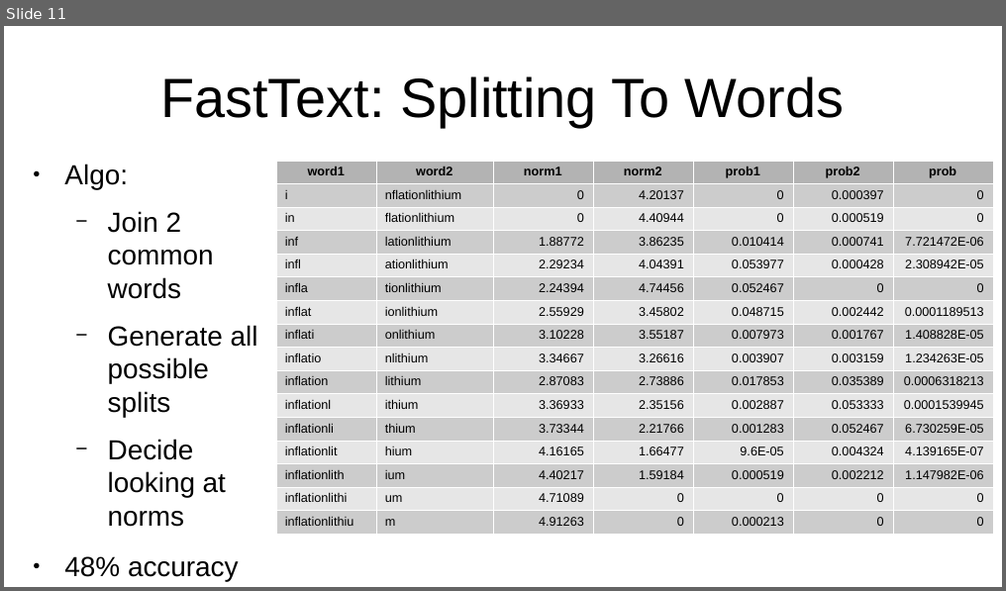
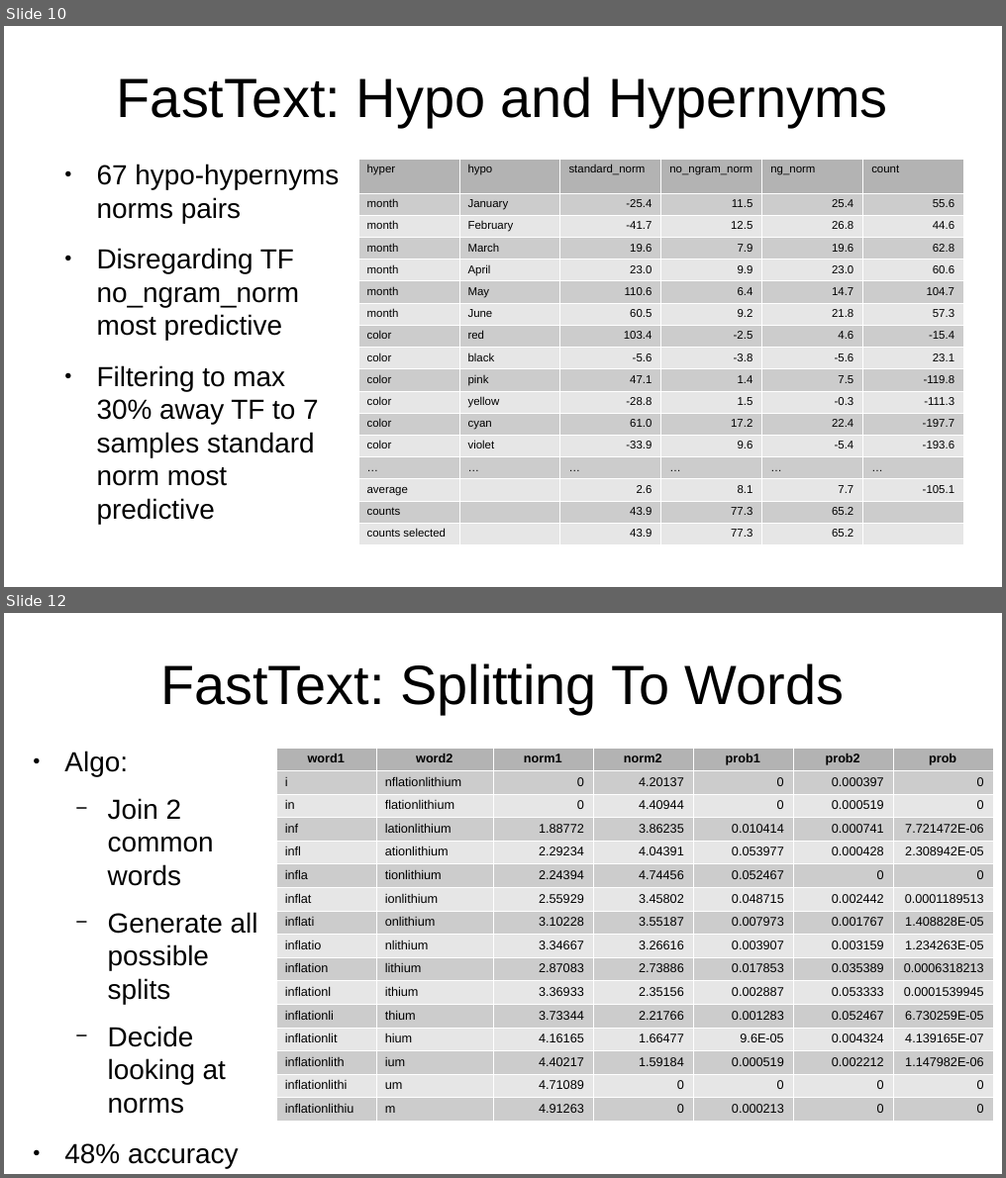
Before and after one commit to vackosar/fasttext-vector-norms-and-oov-words, a slide deck: presentation.odp. Shown one above the other, each under a label of ours: slide 11 before the commit, slides 10 and 12 after it; the slides between them are not shown. The pictures are 1006x591 and 1006x1178 pixels, drawn with LibreOffice and Linux fonts; fonts in the diff are those of the drawing. Boxes give left, top, right and bottom in pixels: in the first picture for what was removed or moved away, otherwise in the second. Text is boxed around its words. In the diff, an @@ line names an element or a change of style, - is before the commit and + after.

Commit message:
hypo and hypernyms

```diff
--- a/presentation.odp
+++ b/presentation.odp
@@ slide 10 added at [4,26,1002,587], background #FFFFFF @@
@@ title added at [117,76,887,127], 44 pt, text #000000 @@
+FastText: Hypo and Hypernyms
@@ text added at [97,164,339,524], 22 pt, text #000000 @@
+● 67 hypo-hypernyms norms pairs
+● Disregarding TF no_ngram_norm most predictive
+● Filtering to max 30% away TF to 7 samples standard norm most predictive
@@ table added at [358,159,961,545], 17 rows, 6 columns @@
+hyper | hypo | standard_norm | no_ngram_norm | ng_norm | count
+month | January | -25.4 | 11.5 | 25.4 | 55.6
+month | February | -41.7 | 12.5 | 26.8 | 44.6
+month | March | 19.6 | 7.9 | 19.6 | 62.8
+month | April | 23.0 | 9.9 | 23.0 | 60.6
+month | May | 110.6 | 6.4 | 14.7 | 104.7
+month | June | 60.5 | 9.2 | 21.8 | 57.3
+color | red | 103.4 | -2.5 | 4.6 | -15.4
+color | black | -5.6 | -3.8 | -5.6 | 23.1
+color | pink | 47.1 | 1.4 | 7.5 | -119.8
+color | yellow | -28.8 | 1.5 | -0.3 | -111.3
+color | cyan | 61.0 | 17.2 | 22.4 | -197.7
+color | violet | -33.9 | 9.6 | -5.4 | -193.6
+… | … | … | … | … | …
+average |  | 2.6 | 8.1 | 7.7 | -105.1
+counts |  | 43.9 | 77.3 | 65.2 | 
+counts selected |  | 43.9 | 77.3 | 65.2 | 
@@ what was slide 11 is now slide 12 @@
```
Also in this commit, not shown: 2 slides changed, 1 other file.
